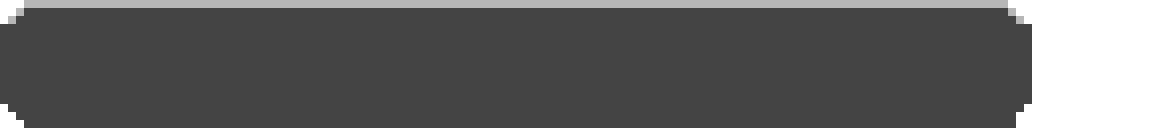
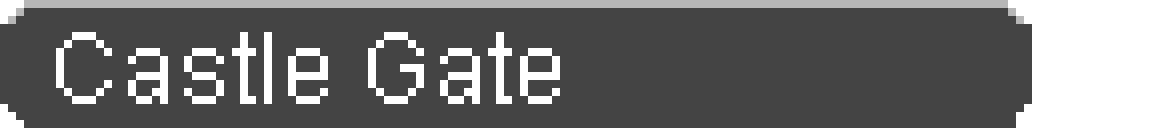
Comparing the layer stacks of the two 1152×128 images. Changes:
added layer "Castle Gate" above "BG" over [56, 32, 560, 104]
